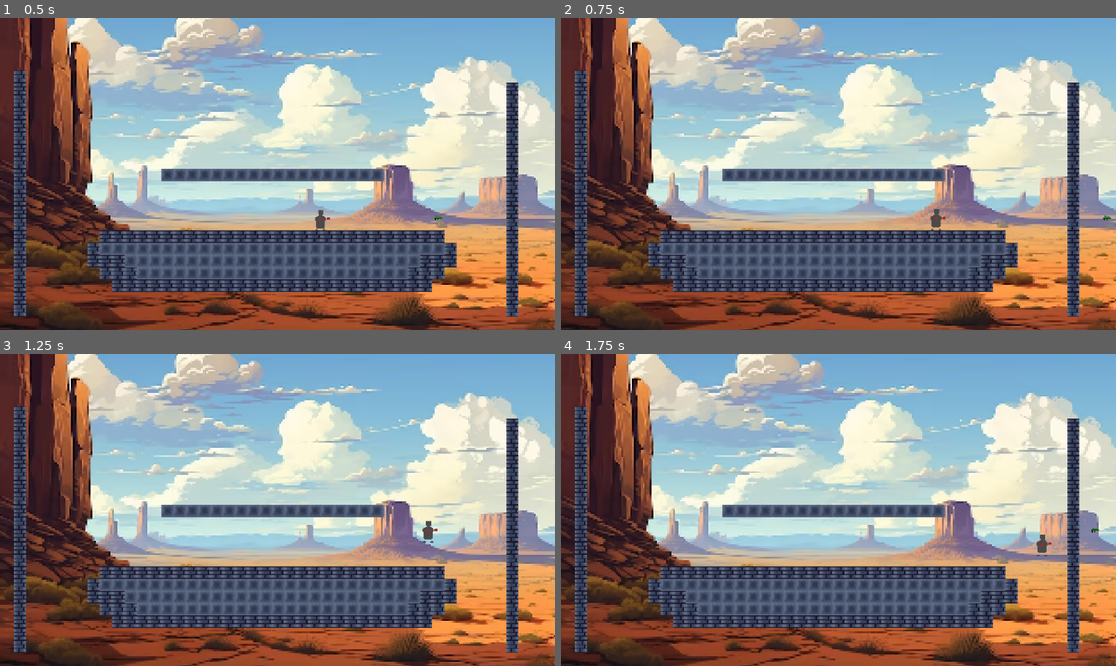
Above: before the commit, frames 1-4 (two rows, left to right).
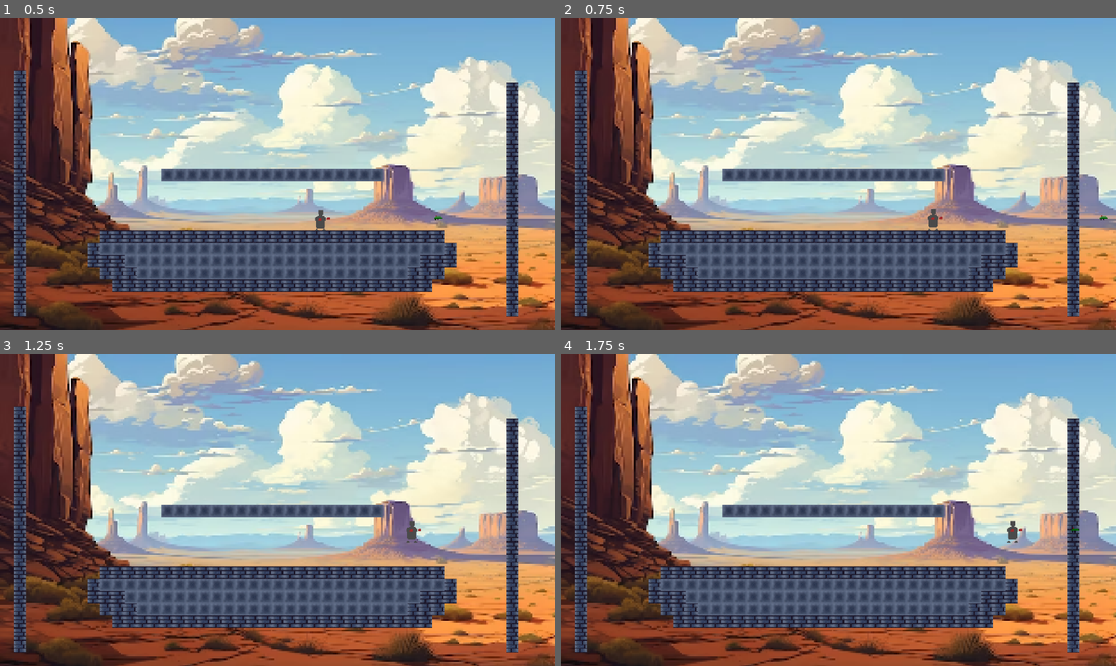
Above: after the commit, the same moments.

Repository: Erueti-Selwyn/DiVerse-Game
Game: Godot game, scene res://Level.tscn
Same seed, same stepped clock (60 frames per second), same inputs: the game is played once before the commit and once after it.
Inputs:
- Up to frame 1 (0.5 s): no input
- Up to frame 2 (0.75 s): tap Enter at 0.5 s; hold D (move_right) from 0.53 s (still down); tap Q (dash) at 0.6 s
- Up to frame 3 (1.25 s): keep holding D (move_right); tap Space (jump) at 0.77 s
- Up to frame 4 (1.75 s): keep holding D (move_right); tap F (shoot) at 1.35 s; tap Space (jump) at 1.52 s

Frame 1 is identical in both runs. In frame 2, 0.1% of the frame differs, in the area x 66-100%, y 61-69%; in frame 3, 0.2%; in frame 4, 0.2%, in the area x 80-97%, y 53-65%.

Commit message:
Fixed Movement

Diff:
--- a/2DFightingGodot/Player.gd
+++ b/2DFightingGodot/Player.gd
@@ -2,7 +2,7 @@
 
 const bulletPath = preload("res://Gun/bullet.tscn")
 const MAX_SPEED = 200
-const ACCELERATION = 200
+const ACCELERATION = 100
 const JUMP_HIGHT = 600
 const GRAVITY = 30
 const UP = Vector2(0, -1)
